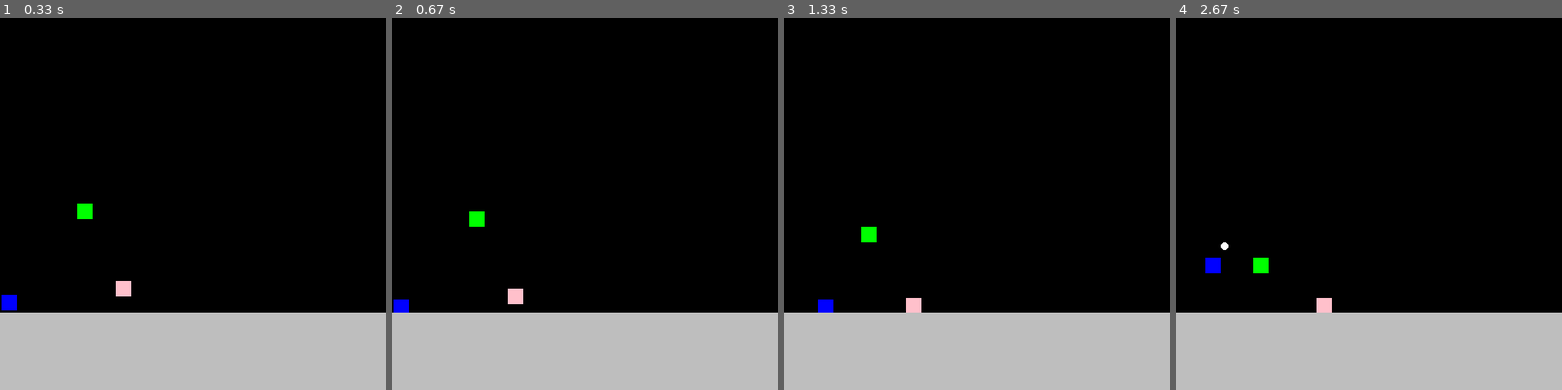
Above: before the commit, frames 1-4 (left to right).
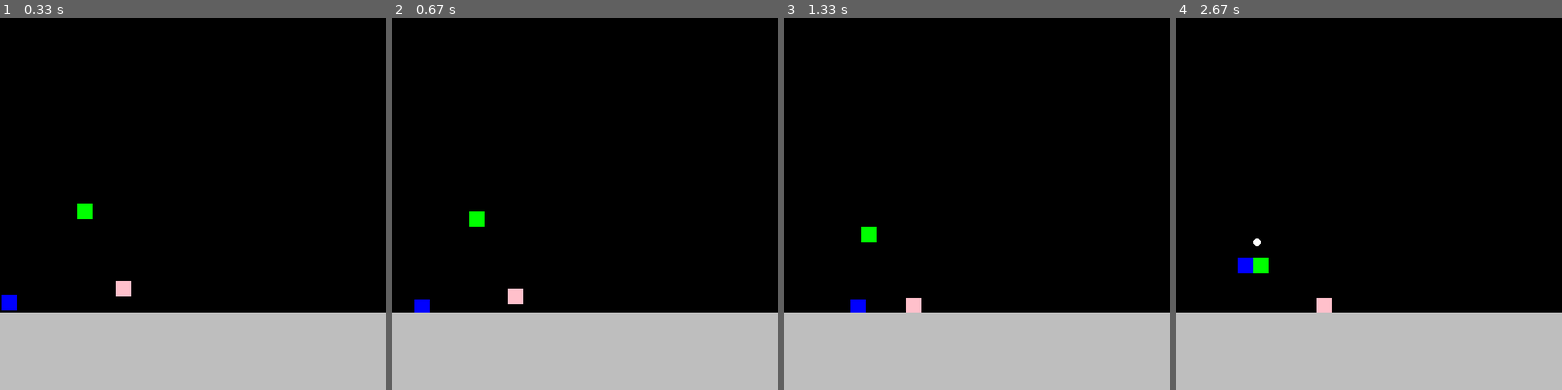
Above: after the commit, the same moments.

Repository: kmspofizre/pygame_project
Game: pygame game, started from main.py
Same seed, same stepped clock (60 frames per second), same inputs: the game is played once before the commit and once after it.
Inputs (mouse positions are in pixels of both pictures, inside the frame that each line leads up to):
- Up to frame 1 (0.33 s): no input
- Up to frame 2 (0.67 s): hold A from 0.33 s (still down); hold Right from 0.33 s (still down)
- Up to frame 3 (1.33 s): release A at 0.8 s; release Right at 0.8 s; hold Right 0.83-1.3 s
- Up to frame 4 (2.67 s): hold Right 1.33-1.8 s; tap Space at 1.4, 1.7, 1.9, 2.2 s; hold Left 1.83-2.37 s; click (1353, 215) at 2.45 s

Frame 1 is identical in both runs. In frame 2, 0.3% of the frame differs, in the area x 0-10%, y 75-80%; in frame 3, 0.3%; in frame 4, 0.4%, in the area x 7-22%, y 59-69%.

Commit message:
прокомментировал Update

Diff:
--- a/main.py
+++ b/main.py
@@ -40,10 +40,9 @@
             if event.type == pygame.KEYDOWN:
                 if event.key == pygame.K_SPACE and main_character.moving:
                     main_character.jump()
-                if main_character.moving or main_character.jumping:
-                    main_character.walking(event.key)
                 if event.key == pygame.K_a:
                     main_character.attack()
+                main_character.walking(event.key)
             if event.type == pygame.KEYUP:
                 main_character.stop_walking(event.key)
         main_character.update()
